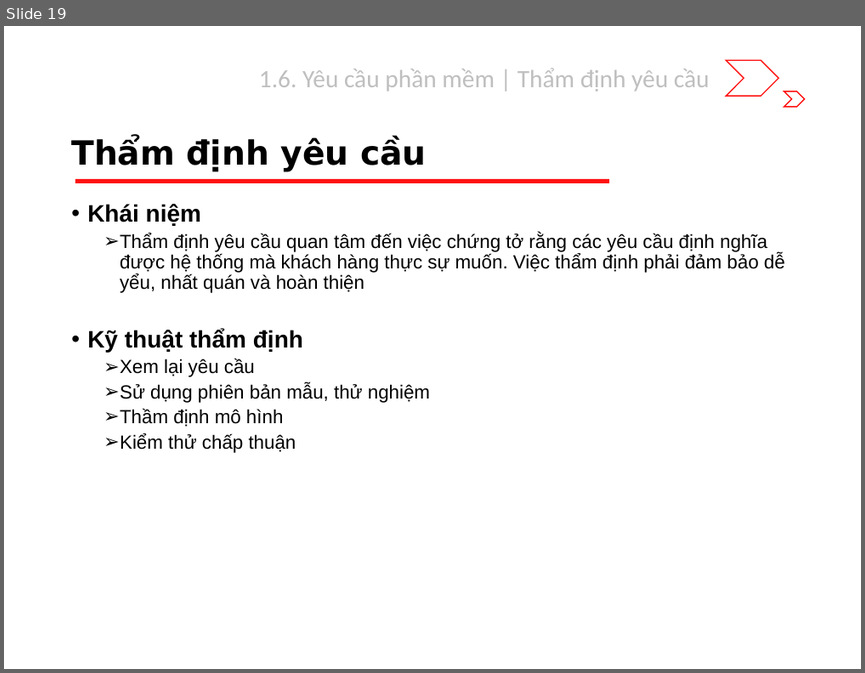
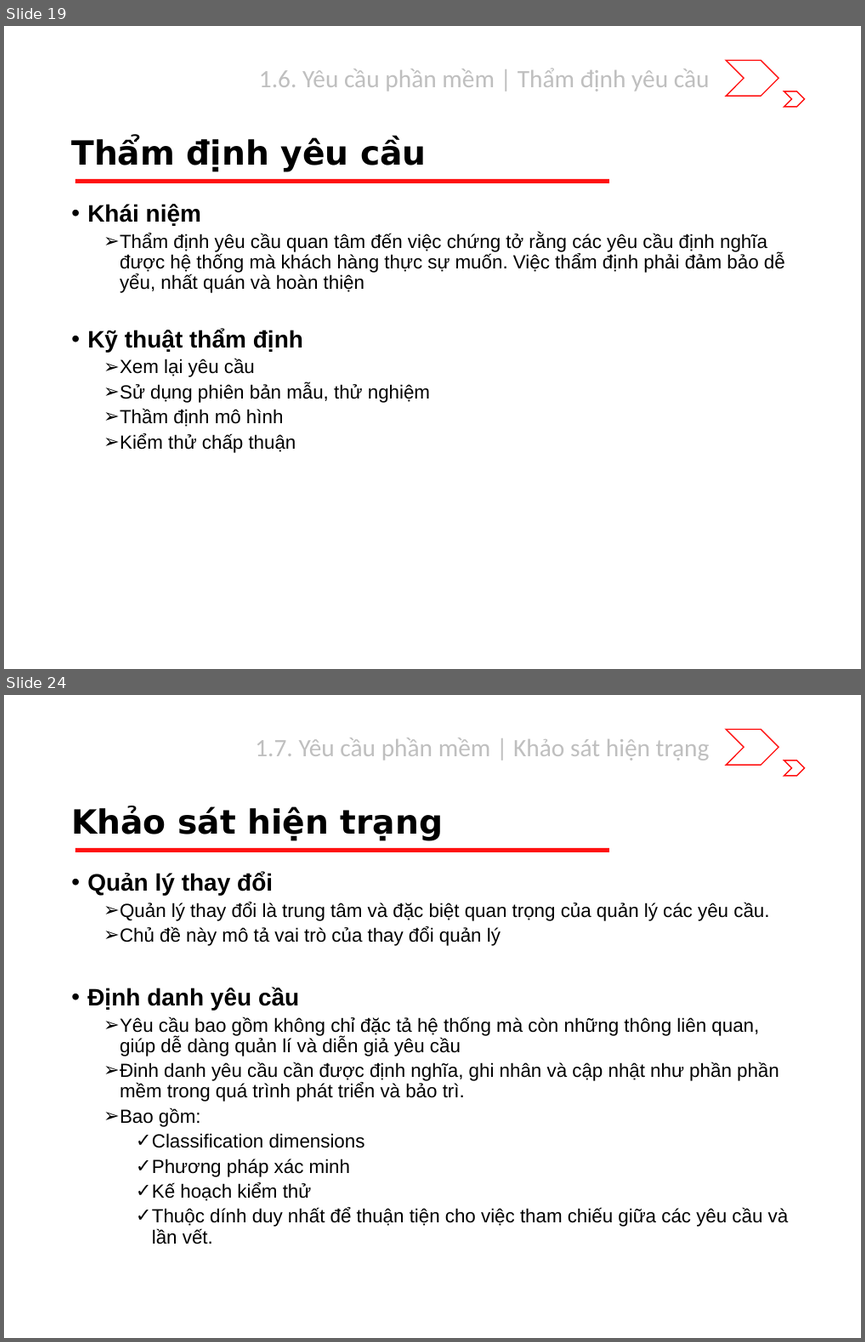
Before and after one commit to riverspart/uet-adv-sw-engineering, a slide deck: slide/dev/chapter_1/slide.pptx. Shown one above the other, each under a label of ours: slide 19 before the commit, slides 19 and 24 after it; the slides between them are not shown. The pictures are 865x673 and 865x1342 pixels, drawn with LibreOffice and Linux fonts; fonts in the diff are those of the drawing. Boxes give left, top, right and bottom in pixels: in the first picture for what was removed or moved away, otherwise in the second. Text is boxed around its words. In the diff, an @@ line names an element or a change of style, - is before the commit and + after.

```diff
--- a/slide/dev/chapter_1/slide.pptx
+++ b/slide/dev/chapter_1/slide.pptx
@@ slide 24 added at (x1=4, y1=695, x2=861, y2=1338), background #FFFFFF; not listed: 3 template elements that a slide beside it also shows @@
@@ text added at (x1=255, y1=737, x2=710, y2=760), 21 pt, text #BFBFBF @@
+1.7. Yêu cầu phần mềm | Khảo sát hiện trạng
@@ title added at (x1=71, y1=806, x2=443, y2=841), 28 pt, text #000000, bold @@
+Khảo sát hiện trạng
@@ text added at (x1=87, y1=872, x2=789, y2=1244), 16 pt, text #000000 @@
+• Quản lý thay đổi
+  ➢ Quản lý thay đổi là trung tâm và đặc biệt quan trọng của quản lý các yêu cầu.
+  ➢ Chủ đề này mô tả vai trò của thay đổi quản lý
+• Định danh yêu cầu
+  ➢ Yêu cầu bao gồm không chỉ đặc tả hệ thống mà còn những thông liên quan, giúp dễ dàng quản lí và diễn giả yêu cầu
+  ➢ Đinh danh yêu cầu cần được định nghĩa, ghi nhân và cập nhật như phần phần mềm trong quá trình phát triển và bảo trì.
+  ➢ Bao gồm:
+    ✓ Classification dimensions
+    ✓ Phương pháp xác minh
+    ✓ Kế hoạch kiểm thử
+    ✓ Thuộc dính duy nhất để thuận tiện cho việc tham chiếu giữa các yêu cầu và lần vết.
```
Also in this commit, not shown: 2 slides changed, 5 other slides added.
